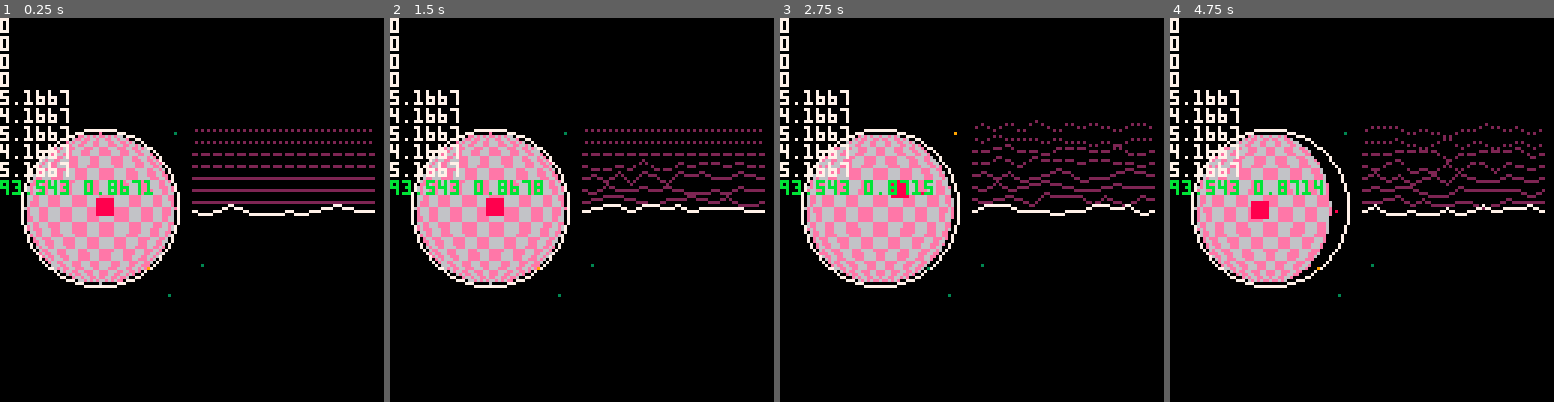
Above: before the commit, frames 1-4 (left to right).
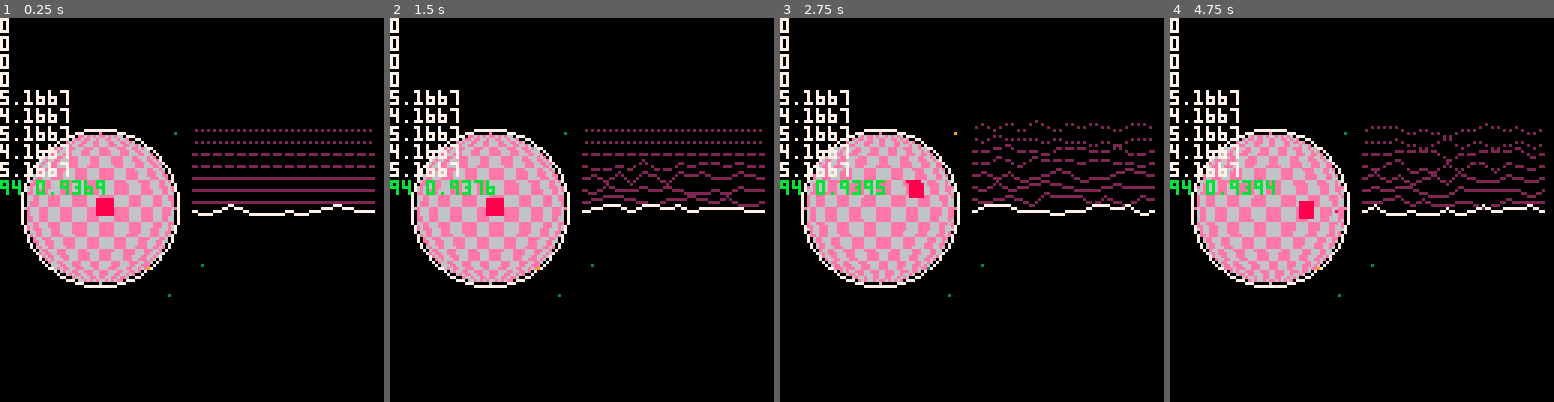
Above: after the commit, the same moments.

Repository: GerodruS/scanner8
Game: PICO-8 cartridge game.p8
Two runs of this game, one before a commit and one after it. Both use one fixed random seed, a clock stepped at 60 frames per second and the inputs below.
Inputs:
- Up to frame 1 (0.25 s): no input
- Up to frame 2 (1.5 s): tap X (X key) at 0.33, 1.07 s
- Up to frame 3 (2.75 s): hold Right 1.6-2.1 s; tap X (X key) at 1.85 s; hold Up 2.15-2.42 s; hold Right from 2.47 s (still down)
- Up to frame 4 (4.75 s): tap X (X key) at 2.97, 4.08 s; release Right at 3.03 s; hold Left 3.08-3.58 s; hold Down 3.63-3.97 s; hold Right 4.02-4.68 s; hold Up from 4.73 s (still down)

The runs differ from the first frame. In frame 1, 0.5% of the frame differs, in the area x 3-40%, y 42-47%; in frame 2, 0.5%; in frame 3, 9.0%; in frame 4, 9.2%, in the area x 3-47%, y 29-70%.

Commit message:
Changed generate_planet_view

Diff:
--- a/game.p8
+++ b/game.p8
@@ -247,10 +247,17 @@
  local diameter=radius*2
  local height=64
 
- for x=left,right do
-  local y_min=bottom
+ left=flr(left)
+ right=flr(right)
+ top=flr(top)
+ bottom=flr(bottom)
+
+ for y=top,bottom do
   local p={}
-  for y=top,bottom do
+  local x_min=right
+  local x_max=left
+
+  for x=left,right do
    local px=2*(x-left)/diameter-1
    local py=2*(y-top)/diameter-1
    local d2=px*px+py*py
@@ -259,40 +266,36 @@
     py=asin(py)*2/3.141592653589
     local u=(px+1)*(height/2)
     local v=(py+1)*(height/2)
-    y_min=min(y,y_min)
     add(p,{u,v})
-   end
-  end
-  add(planet_pixels,x)
-  add(planet_pixels,y_min)
-  add(planet_pixels,count(p))
+    x_min=min(x,x_min)
+    x_max=max(x,x_max)
+   end
+  end
+
+  add(planet_pixels,y)
+  add(planet_pixels,x_min)
+  add(planet_pixels,x_max)
   for j=1,count(p) do
    add(planet_pixels,p[j][1])
-   add(planet_pixels,flr(p[j][2]))
-  end
- end
---
--- local function get_planet_pixel(x,y)
---  if (flr(x/7)+flr(y/7))%2==0 then
---   return 6
---  else
---   return 14
---  end
--- end
+   add(planet_pixels,p[j][2])
+  end
+ end
 
  local function draw_planet(offset,get_pixel)
+  offset=0
   local i=1
   local n=#planet_pixels
   while i<n do
-   local x=planet_pixels[i] i+=1
-   local y=planet_pixels[i] i+=1
-   local m=planet_pixels[i] i+=1
-   for yy=y,y+m-1 do
+   local y    =planet_pixels[i] i+=1
+   local x_min=planet_pixels[i] i+=1
+   local x_max=planet_pixels[i] i+=1
+   for x=x_min,x_max do
     local u=planet_pixels[i] i+=1
     local v=planet_pixels[i] i+=1
     u=flr(u+offset)%128
+    v=flr(v)
     local clr=get_pixel(u,v)
-    pset(x,yy,clr)
+    pset(x,y,clr)
    end
   end
  end
